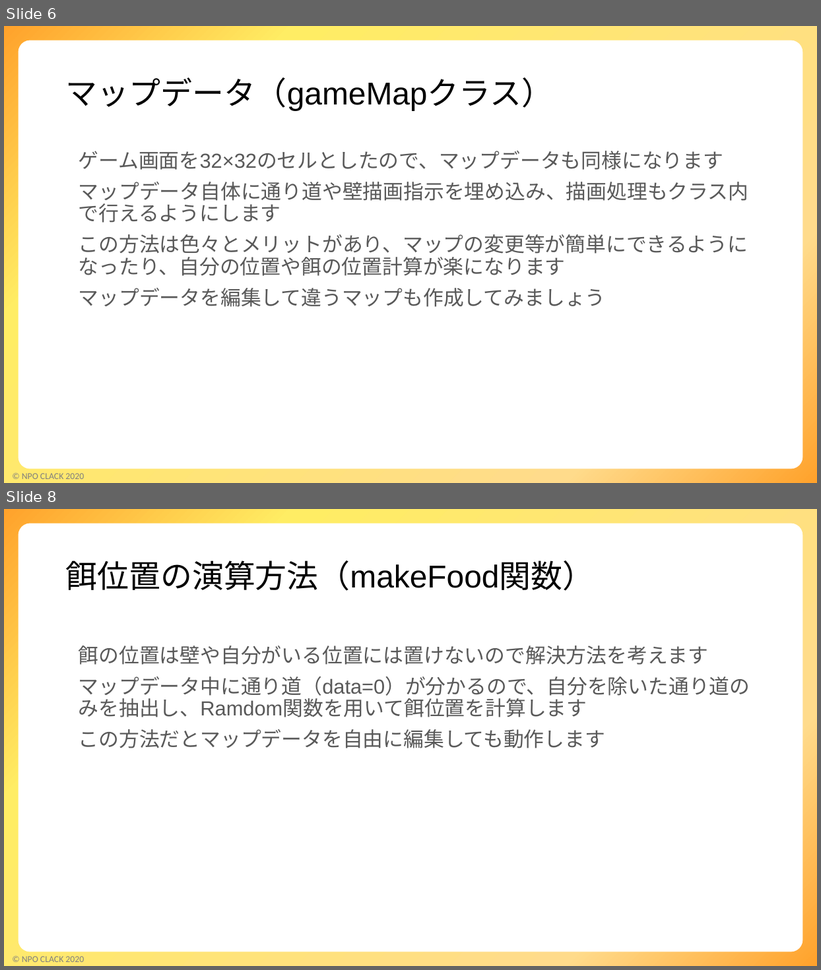
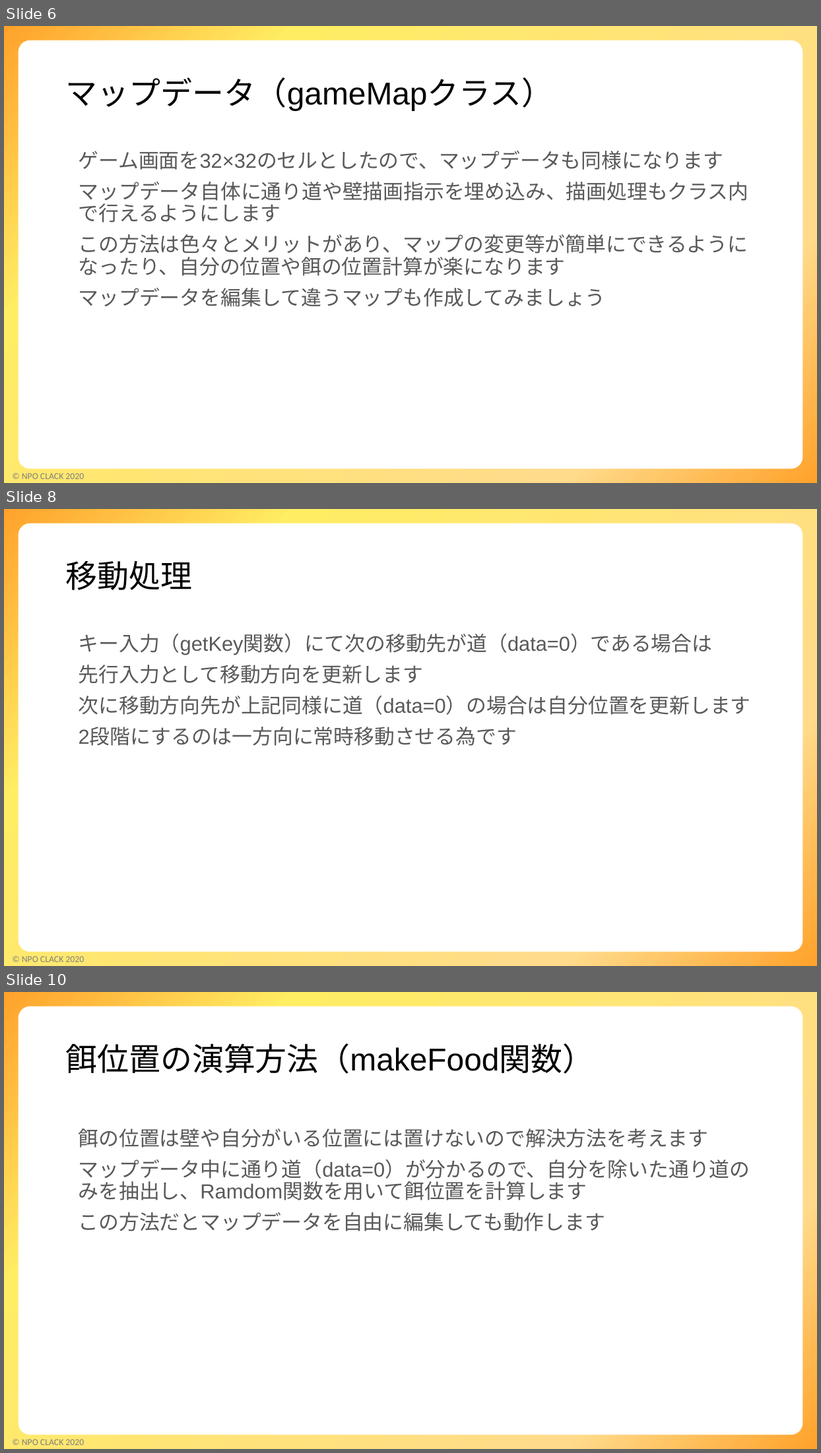
Before and after one commit to kinta2kunte/SnameGame, a slide deck: SnakeGame解説.pptx. Shown one above the other, each under a label of ours: slides 6 and 8 before the commit, slides 6, 8 and 10 after it; the slides between them are not shown. The pictures are 821x970 and 821x1453 pixels, drawn with LibreOffice and Linux fonts; fonts in the diff are those of the drawing; background and template pictures are left out. Boxes give left, top, right and bottom in pixels: in the first picture for what was removed or moved away, otherwise in the second. Text is boxed around its words. In the diff, an @@ line names an element or a change of style, - is before the commit and + after.

```diff
--- a/SnakeGame解説.pptx
+++ b/SnakeGame解説.pptx
@@ slide 8 added at (x1=4, y1=509, x2=817, y2=966), background #FFFFFF; not listed: 3 template elements that a slide beside it also shows @@
@@ title added at (x1=66, y1=561, x2=192, y2=590), 28 pt, text #000000 @@
+移動処理
@@ text added at (x1=79, y1=634, x2=751, y2=746), 18 pt, text #595959 @@
+キー入力（getKey関数）にて次の移動先が道（data=0）である場合は
+先行入力として移動方向を更新します
+次に移動方向先が上記同様に道（data=0）の場合は自分位置を更新します
+2段階にするのは一方向に常時移動させる為です
@@ what was slide 8 is now slide 10 @@
```
Also in this commit, not shown: 3 slides changed, 1 other slide added, 2 other files.
